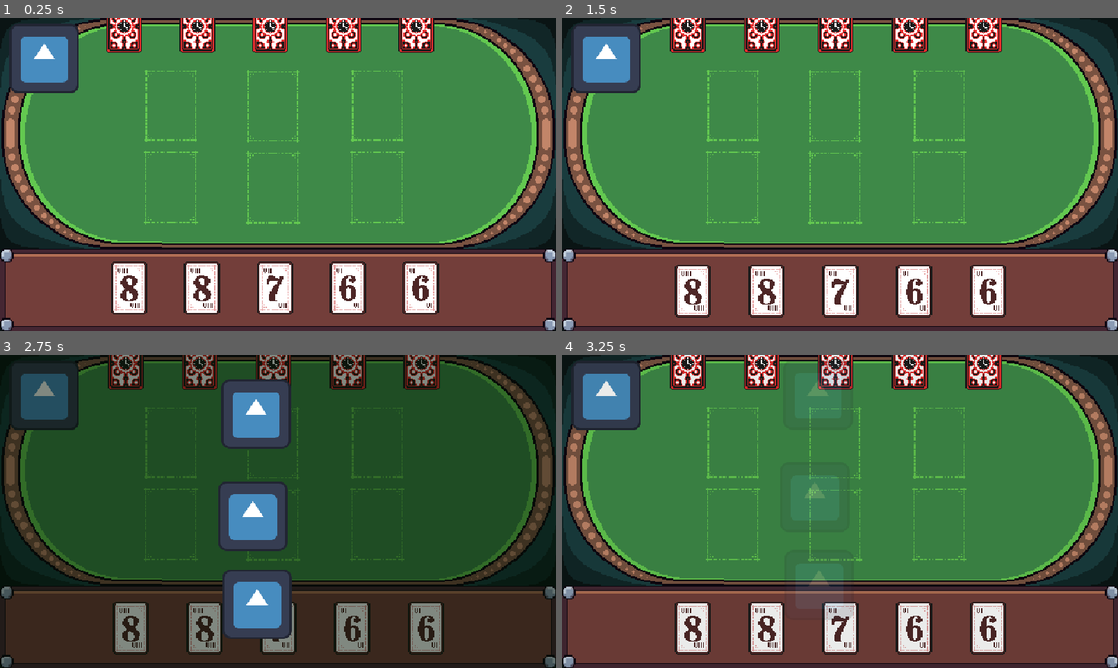
Above: before the commit, frames 1-4 (two rows, left to right).
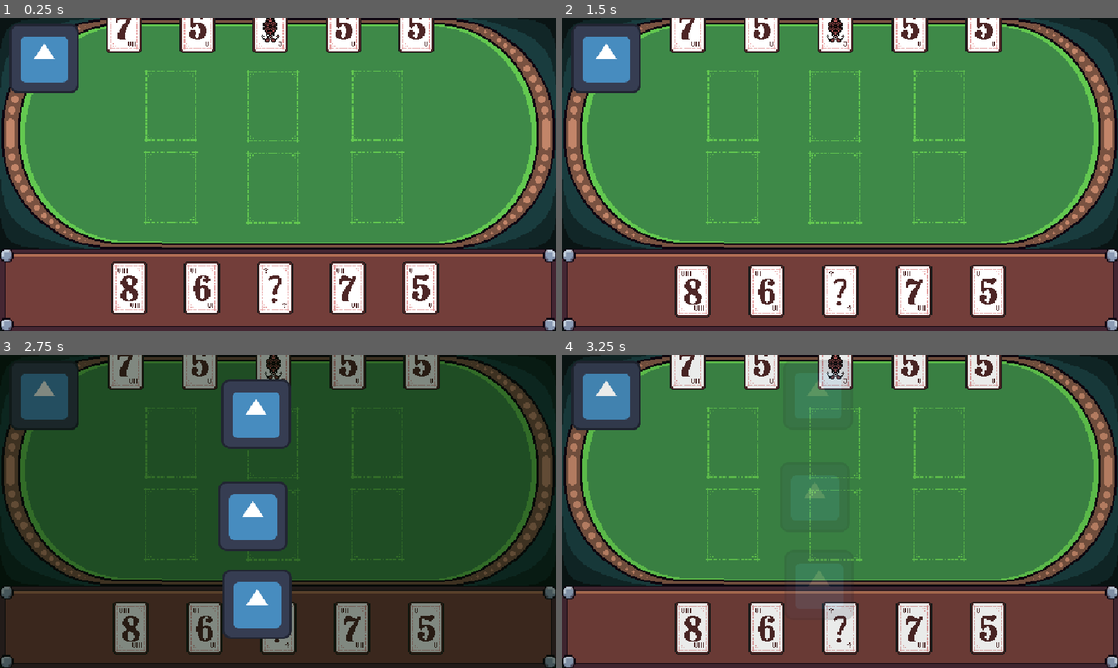
Above: after the commit, the same moments.

Repository: toenjes1/gamejam2025
Game: Godot game, scene res://scenes/world.tscn
Same seed, same stepped clock (60 frames per second), same inputs: the game is played once before the commit and once after it. The engine's default icon, where the game draws it, is replaced by a stand-in: a white triangle on a blue panel in a dark square.
Inputs (mouse positions are in pixels of both pictures, inside the frame that each line leads up to):
- Up to frame 1 (0.25 s): no input
- Up to frame 2 (1.5 s): move the mouse to (962, 158) at 0.52 s; tap Enter at 1.25 s; move the mouse to (728, 190) at 1.27 s
- Up to frame 3 (2.75 s): click (44, 395) at 2 s
- Up to frame 4 (3.25 s): click (817, 605) at 2.75 s

The runs differ from the first frame. In frame 1, 3.1% of the frame differs, in the area x 19-78%, y 0-93%; in frame 2, 3.1%, in the area x 19-79%, y 0-94%; in frame 3, 2.8%; in frame 4, 3.1%.

Commit message:
hpjibewpfvcjh k

Diff:
--- a/scripts/global.gd
+++ b/scripts/global.gd
@@ -1,7 +1,7 @@
 extends Node
 
-var player_rng = RandomNumberGenerator.new()
-var enemy_rng = RandomNumberGenerator.new()
+var player_seed = 69
+var enemy_seed = 456
 
 const card_base_path = 'res://assets/images/cards/'
 
@@ -26,8 +26,13 @@
 	'hal': {'name': "Half", 'is_number': false},
 }
 
+const no_card_texture = preload(card_base_path + "no_card.png")
+
 var numb_card_ids = []
 var spec_card_ids = []
+
+var player_bag = []
+var enemy_bag = []
 
 const card_prefab = preload("res://prefabs/card.tscn")
 var hand = null
@@ -63,12 +68,17 @@
 func random_numb_card_id(rng: RandomNumberGenerator) -> String:
 	return numb_card_ids[rng.randi_range(0, numb_card_ids.size() - 1)]
 
+func random_spec_card_id(rng: RandomNumberGenerator) -> String:
+	return spec_card_ids[rng.randi_range(0, spec_card_ids.size() - 1)]
+
 func spawn_card(card_id: String, show_front: bool = false) -> Node:
 	var new_card = card_prefab.instantiate()
 	new_card.set_card_id(card_id)
 	new_card.show_front = show_front
 	if card_props[card_id].has('texture'):
 		new_card.set_sprite_texture(card_props[card_id].texture)
+	else:
+		new_card.set_sprite_texture(no_card_texture)
 	get_tree().get_root().get_child(0).add_child(new_card)
 	new_card.global_position = Vector2(0,0)
 	return new_card
@@ -77,8 +87,23 @@
 	spawn_player_card()
 	spawn_enemy_card()
 
+func create_bag(seed: int) -> Array:
+	var bag = []
+	var rng = RandomNumberGenerator.new()
+	rng.set_seed(seed)
+	for i in range(2):
+		bag.append(random_spec_card_id(rng))
+	for i in range(5):
+		bag.append(random_numb_card_id(rng))
+	seed(seed)
+	bag.shuffle()
+	return bag
+
 func spawn_player_card() -> void:
-	var new_card = spawn_card(random_numb_card_id(player_rng), true)
+	if player_bag.is_empty():
+		player_bag = create_bag(player_seed)
+	var new_card = spawn_card(player_bag[0], true)
+	player_bag.remove_at(0)
 	new_card.got_dropped.connect(hand.card_got_dropped)
 	new_card.got_drop_spotted.connect(hand.remove_card)
 	for drop_spot in drop_spots:
@@ -86,5 +111,8 @@
 	hand.add_card(new_card)
 
 func spawn_enemy_card() -> void:
-	var new_card = spawn_card(random_numb_card_id(player_rng), false)
+	if enemy_bag.is_empty():
+		enemy_bag = create_bag(enemy_seed)
+	var new_card = spawn_card(enemy_bag[0], true)
+	enemy_bag.remove_at(0)
 	enemy_hand.add_card(new_card)
--- a/scripts/mousebrain.gd
+++ /dev/null
@@ -1,28 +0,0 @@
-extends Node
-
-const card_prefab = preload("res://prefabs/card.tscn")
-var hand
-var enemy_hand
-var drop_spots = []
-
-var node_being_dragged: Node = null
-
-func spawn_cards() -> void:
-	spawn_player_card()
-	spawn_enemy_card()
-
-func spawn_player_card() -> void:
-	var new_card = card_prefab.instantiate()
-	new_card.got_dropped.connect(hand.card_got_dropped)
-	new_card.got_drop_spotted.connect(hand.remove_card)
-	for drop_spot in drop_spots:
-		new_card.got_dropped.connect(drop_spot.card_got_dropped)
-	get_tree().get_root().get_child(0).add_child(new_card)
-	new_card.global_position = Vector2(0,0)
-	hand.add_card(new_card)
-
-func spawn_enemy_card() -> void:
-	var new_card = card_prefab.instantiate()
-	get_tree().get_root().get_child(0).add_child(new_card)
-	new_card.global_position = Vector2(0,0)
-	enemy_hand.add_card(new_card)
Binary file added: assets/images/cards/no_card.png
Not shown, added: assets/images/cards/no_card.png.import
Not shown, removed: scripts/mousebrain.gd.uid
